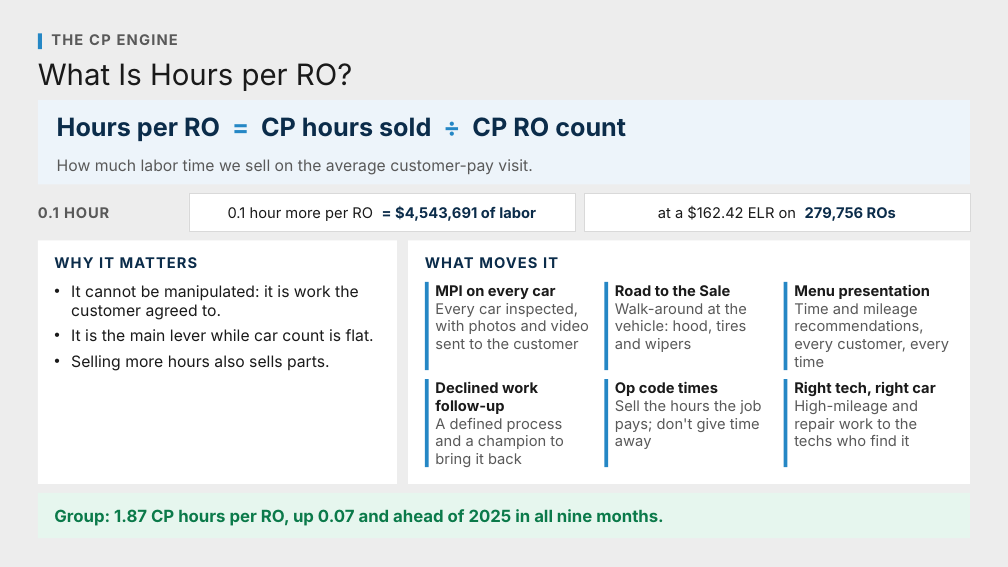
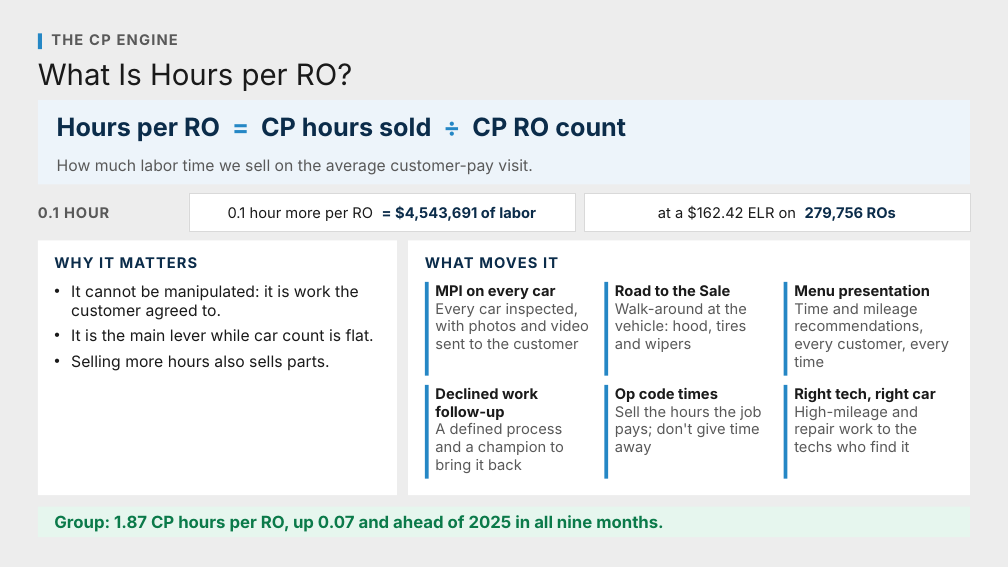
Before and after one commit to Ndresner/Noah, a slide deck: slide 40 of day2-deck/decks/Fixed Ops - Day 2 Example Test Deck.pptx (slide 37 before the commit). Drawn at 1008x567 pixels with LibreOffice and Linux fonts; fonts in the diff are those of the drawing. Boxes give left, top, right and bottom in pixels: in the first picture for what was removed or moved away, otherwise in the second. Text is boxed around its words. In the diff, an @@ line names an element or a change of style, - is before the commit and + after.

```diff
--- a/day2-deck/decks/Fixed Ops - Day 2 Example Test Deck.pptx
+++ b/day2-deck/decks/Fixed Ops - Day 2 Example Test Deck.pptx
@@ rectangle: place and size @@
-rectangle at (38,240,397,484)
+rectangle at (38,240,397,495)
@@ rectangle: place and size @@
-rectangle at (408,240,970,484)
+rectangle at (408,240,970,495)
@@ rectangle: place and size @@
-rectangle at (425,282,429,371)
+rectangle at (425,282,429,376)
@@ rectangle: place and size @@
-rectangle at (604,282,608,371)
+rectangle at (604,282,608,376)
@@ rectangle: place and size @@
-rectangle at (784,282,788,371)
+rectangle at (784,282,788,376)
@@ rectangle: place and size @@
-rectangle at (425,379,429,467)
+rectangle at (425,385,429,479)
@@ text "Declined work follow-up": place and size @@
-text "Declined work follow-up" at (435,382,563,467)
+text "Declined work follow-up" at (435,388,563,473)
@@ rectangle: place and size @@
-rectangle at (604,379,608,467)
+rectangle at (604,385,608,479)
@@ text "Op code times": place and size @@
-text "Op code times" at (615,381,761,449)
+text "Op code times" at (615,387,761,455)
@@ rectangle: place and size @@
-rectangle at (784,379,788,467)
+rectangle at (784,385,788,479)
@@ text "Right tech, right car": place and size @@
-text "Right tech, right car" at (794,382,935,446)
+text "Right tech, right car" at (794,388,935,452)
@@ rectangle: place and size @@
-rectangle at (38,493,970,538)
+rectangle at (38,507,970,538)
@@ text "Group: 1.87 CP hours per ...": place and size @@
-text "Group: 1.87 CP hours per ..." at (54,509,664,526)
+text "Group: 1.87 CP hours per ..." at (54,515,664,532)
```
Also in this commit, not shown: 144 other slides changed, 19 slides added, 14 slides removed, 4 other files.
